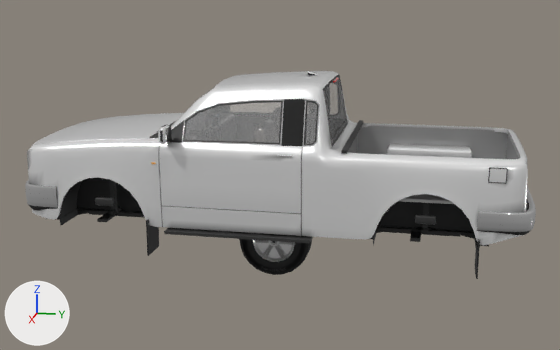
The glTF model public/models/pickup.glb, before and after one commit.
Before and after are seen from a 50 mm camera at (8.18, 1.68, 2.78) aimed at (0.0, 0.05, 0.74). The lights are fixed; the arrows at lower left show +X, +Y and +Z. The first picture is the older version. Objects named as collision shapes, trigger or cutter boxes, shadow casters or lower levels of detail are left out. Vertices at exactly the same position are counted once.

In view in the first picture: 'LOD0', 'WHEEL0', 'WHEEL2' and 1 more.
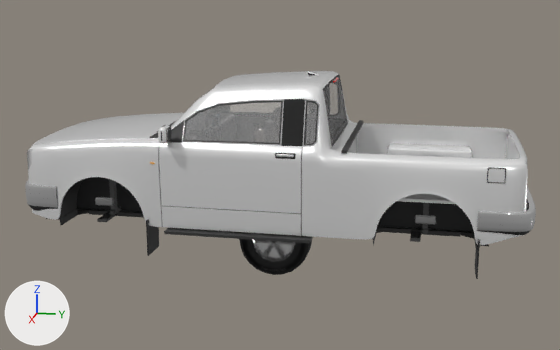
The change, as a diff of the scene's bpy script:
```diff
--- a/public/models/pickup.glb.py
+++ b/public/models/pickup.glb.py
@@ mat_grille @@
+mat_grille = bpy.data.materials.new('grille')
+mat_grille.use_nodes = True; mat_grille.node_tree.nodes.clear()
+_N = mat_grille.node_tree.nodes; _L = mat_grille.node_tree.links
+n0 = _N.new('ShaderNodeBsdfPrincipled'); n0.name = 'Principled BSDF'
+n0.inputs[2].default_value = 0.45  # 'Roughness'
+n1 = _N.new('ShaderNodeOutputMaterial'); n1.name = 'Material Output'
+n2 = _N.new('ShaderNodeVertexColor'); n2.name = 'Color Attribute'
+_L.new(n0.outputs[0], n1.inputs[0])  # 'BSDF' to 'Surface'
+_L.new(n2.outputs[0], n0.inputs[0])  # 'Color' to 'Base Color'
@@ mat_seat @@
+mat_seat = bpy.data.materials.new('seat')
+mat_seat.use_nodes = True; mat_seat.node_tree.nodes.clear()
+_N = mat_seat.node_tree.nodes; _L = mat_seat.node_tree.links
+n0 = _N.new('ShaderNodeBsdfPrincipled'); n0.name = 'Principled BSDF'
+n0.inputs[2].default_value = 0.9  # 'Roughness'
+n1 = _N.new('ShaderNodeOutputMaterial'); n1.name = 'Material Output'
+n2 = _N.new('ShaderNodeVertexColor'); n2.name = 'Color Attribute'
+_L.new(n0.outputs[0], n1.inputs[0])  # 'BSDF' to 'Surface'
+_L.new(n2.outputs[0], n0.inputs[0])  # 'Color' to 'Base Color'
@@ me_lod0 @@
 # used by ob_lod0; location = (0.0, 0.0, 0.0)
-me_lod0.from_pydata(...)  # 6786 vertices, 11930 faces; spans x -1.14..1.14, y -2.6..2.7, z 0.06..1.88
+me_lod0.from_pydata(...)  # 7886 vertices, 14050 faces; spans x -1.14..1.14, y -2.6..2.7, z 0.06..1.88
+# me_lod0 part 1: the loose piece of 24 vertices spanning x 0.96..0.97, y 2.21..2.36, z 1.0..1.14 is moved by (0.0, -0.01, 0.0)
+# me_lod0 part 2: the loose piece of 24 vertices spanning x 0.96..1.14, y -0.94..-0.85, z 1.27..1.44 is rebuilt with 96 vertices and now spans x 0.96..1.14, y -0.94..-0.85, z 1.27..1.44
+# me_lod0 part 3: a new loose piece of 56 vertices spanning x 0.95..0.96, y 0.19..0.39, z 1.14..1.2
+# me_lod0 part 4: 266 vertices moved from x -0.97..0.97, y -2.34..-1.07, z 0.36..1.29 to x -0.97..0.97, y -2.33..-1.08, z 0.36..1.29; 132 vertices removed from x -0.98..0.98, y -2.19..-1.15, z 0.37..1.29; 600 vertices added at x -0.98..0.98, y -2.18..-1.16, z 0.37..1.29
+# me_lod0 part 5: 108 vertices moved from x 0.83..0.97, y 0.97..2.43, z 0.36..1.2 to x 0.83..0.98, y 0.98..2.43, z 0.36..1.2; 69 vertices removed from x 0.85..0.98, y 1.14..2.37, z 0.38..1.2; 225 vertices added at x 0.85..0.98, y 1.15..2.35, z 0.38..1.2
+# me_lod0 part 6: 111 vertices moved from x -0.97..-0.83, y 0.97..2.43, z 0.36..1.2 to x -0.98..-0.83, y 0.98..2.43, z 0.36..1.2; 45 vertices removed from x -0.98..-0.85, y 1.14..2.2, z 0.38..1.2; 201 vertices added at x -0.98..-0.85, y 1.15..2.19, z 0.38..1.2
+# me_lod0 part 7: 7 vertices moved from x 0.96..0.98, y 0.22..0.37, z 1.16..1.18 to x 0.96..0.98, y 0.37, z 1.16..1.18; 14 vertices removed from x 0.96..0.98, y 0.22..0.36, z 1.16..1.18; 46 vertices added at x 0.96..0.98, y 0.2..0.38, z 1.16..1.19
+# me_lod0 part 8: 5838 kept faces spanning x -1.12..1.12, y -2.6..2.7, z 0.06..1.88 get new vertex colours
+# other edits to the shape of me_lod0 do not show in these pictures
 me_lod0.materials.append(mat_paint)
@@ me_lod0 @@
 me_lod0.materials.append(mat_gloss)
+me_lod0.materials.append(mat_grille)
+me_lod0.materials.append(mat_seat)
```

Location of each change, [x1, y1, x2, y2] in pixels of the pictures (560 x 350 px; the box of a moved part takes in the faces that stretch with it):
part 1 of me_lod0, moved or reshaped
    before: [489, 169, 507, 183]
    after: [488, 169, 505, 183]
part 2 of me_lod0, rebuilt
    before: [158, 125, 169, 144]
    after: [158, 125, 171, 144]
part 3 of me_lod0, added
    after: [275, 153, 295, 159]
part 4 of me_lod0, reshaped
    both: [32, 111, 210, 227]
part 5 of me_lod0, moved or reshaped
    before: [342, 152, 521, 246]
    after: [342, 152, 521, 245]
part 6 of me_lod0, moved or reshaped
    both: [363, 123, 505, 133]
part 7 of me_lod0, reshaped
    before: [277, 154, 293, 158]
    after: [276, 154, 294, 157]
part 8 of me_lod0, recoloured
    both: [26, 71, 535, 242]
